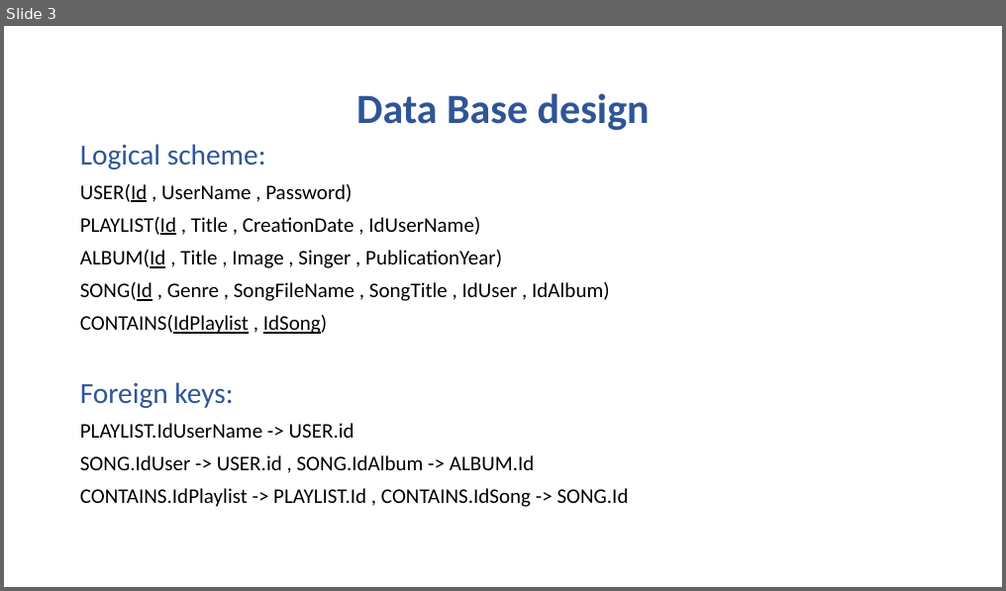
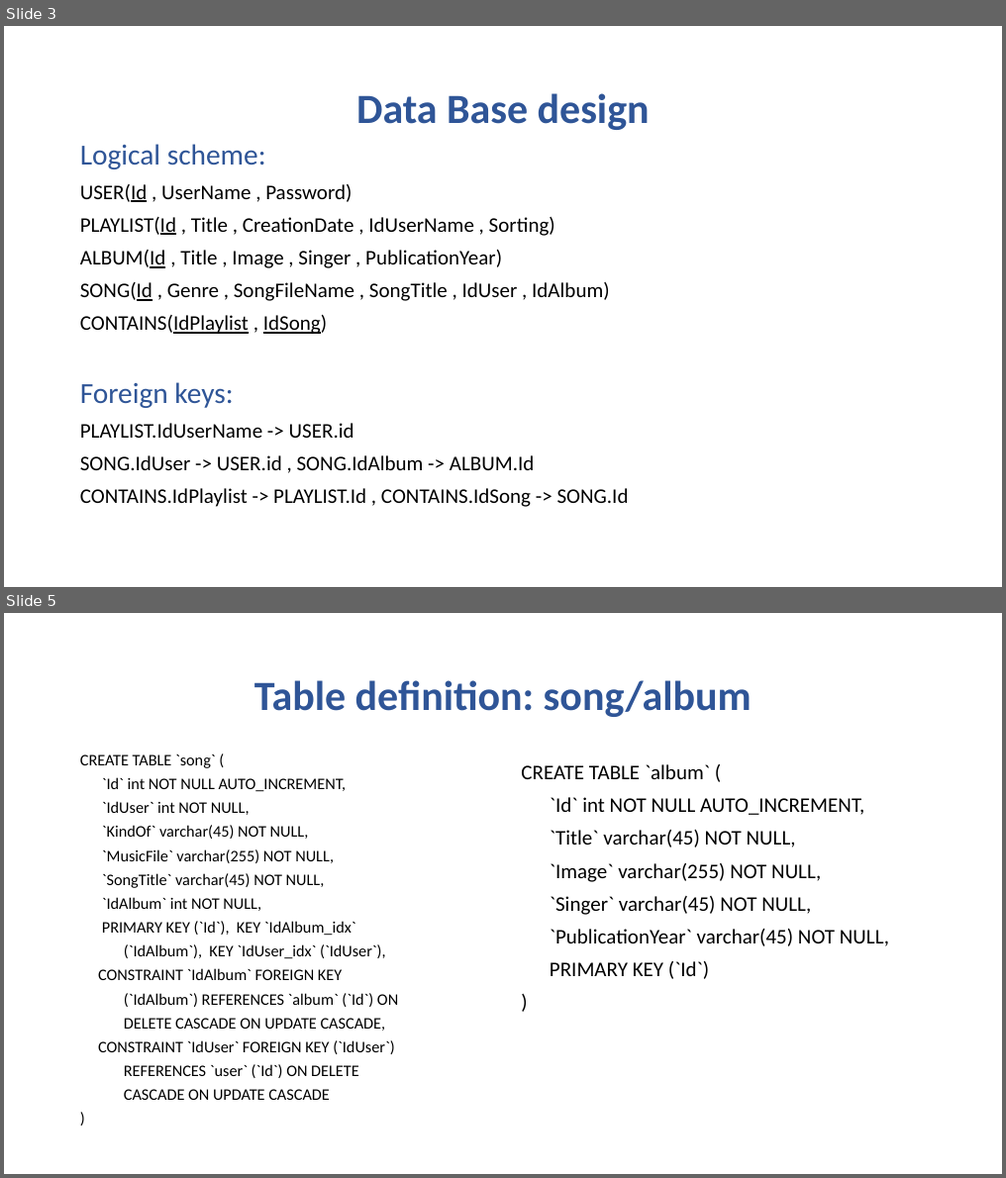
Before and after one commit to matteoNunz/ProgettoTIW_2, a slide deck: PlayList musicale - presentation.pptx. Shown one above the other, each under a label of ours: slide 3 before the commit, slides 3 and 5 after it; the slides between them are not shown. The pictures are 1006x591 and 1006x1178 pixels, drawn with LibreOffice and Linux fonts; fonts in the diff are those of the drawing. Boxes give left, top, right and bottom in pixels: in the first picture for what was removed or moved away, otherwise in the second. Text is boxed around its words. In the diff, an @@ line names an element or a change of style, - is before the commit and + after.

```diff
--- a/PlayList musicale - presentation.pptx
+++ b/PlayList musicale - presentation.pptx
@@ slide 5 added at (4, 613, 1002, 1174), background #FFFFFF @@
@@ title added at (254, 680, 751, 717), 40 pt, text #2F5597, bold @@
+Table definition: song/album
@@ text added at (80, 755, 398, 1100), 15.5 pt, text #000000 @@
+CREATE TABLE `song` (
+`Id` int NOT NULL AUTO_INCREMENT,
+`IdUser` int NOT NULL,
+`KindOf` varchar(45) NOT NULL,
+`MusicFile` varchar(255) NOT NULL,
+`SongTitle` varchar(45) NOT NULL,
+`IdAlbum` int NOT NULL,
+PRIMARY KEY (`Id`), KEY `IdAlbum_idx`
+(`IdAlbum`), KEY `IdUser_idx` (`IdUser`),
+CONSTRAINT `IdAlbum` FOREIGN KEY
+(`IdAlbum`) REFERENCES `album` (`Id`) ON
+DELETE CASCADE ON UPDATE CASCADE,
+CONSTRAINT `IdUser` FOREIGN KEY (`IdUser`)
+REFERENCES `user` (`Id`) ON DELETE
+CASCADE ON UPDATE CASCADE
+)
@@ text added at (521, 764, 889, 979), 20 pt, text #000000 @@
+CREATE TABLE `album` (
+`Id` int NOT NULL AUTO_INCREMENT,
+`Title` varchar(45) NOT NULL,
+`Image` varchar(255) NOT NULL,
+`Singer` varchar(45) NOT NULL,
+`PublicationYear` varchar(45) NOT NULL,
+PRIMARY KEY (`Id`)
+)
@@ slide 3 changed as well @@
@@ text at (80, 217, 555, 236): text changed @@
-PLAYLIST(Id , Title , CreationDate , IdUserName)
+PLAYLIST(Id , Title , CreationDate , IdUserName , Sorting)
```
Also in this commit, not shown: 12 other slides changed, 7 other slides added, 4 slides removed.
